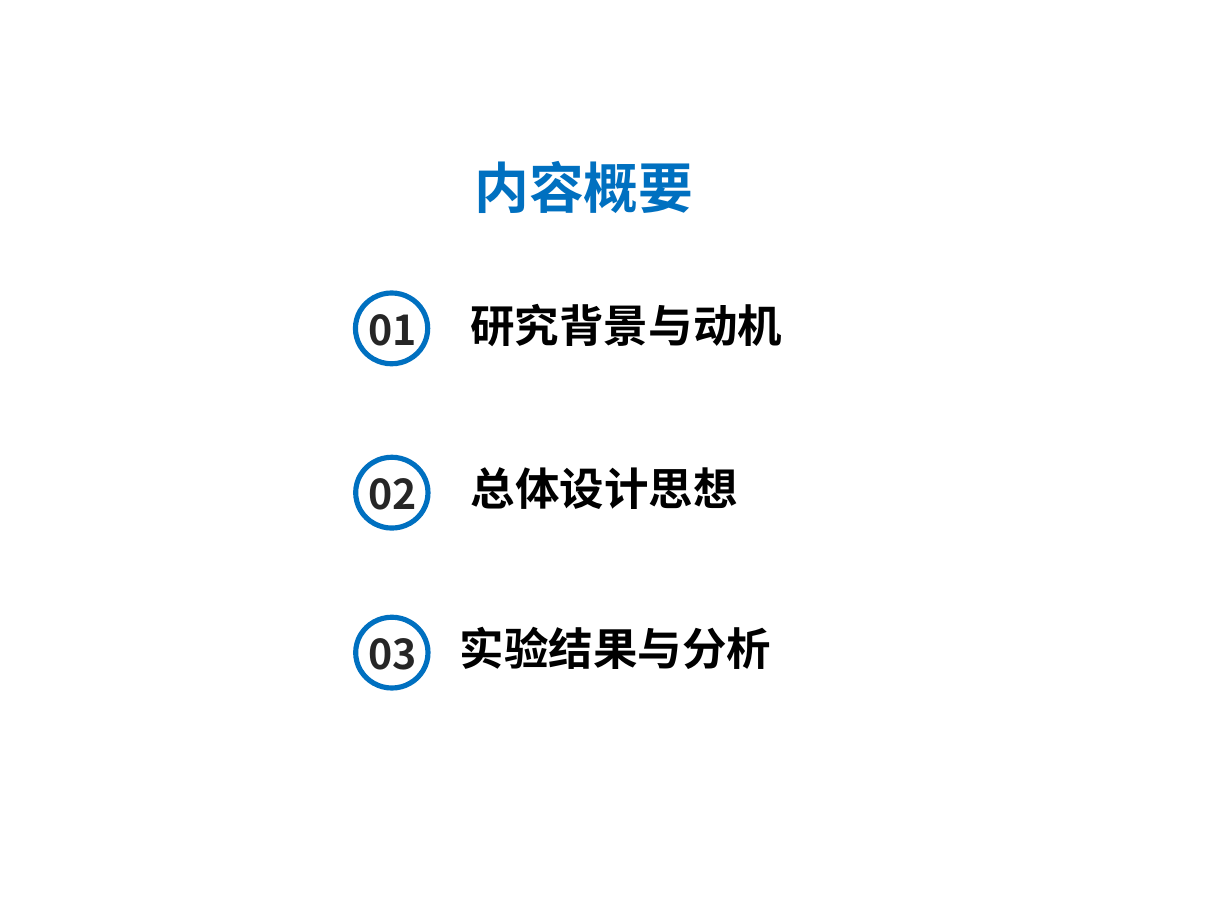
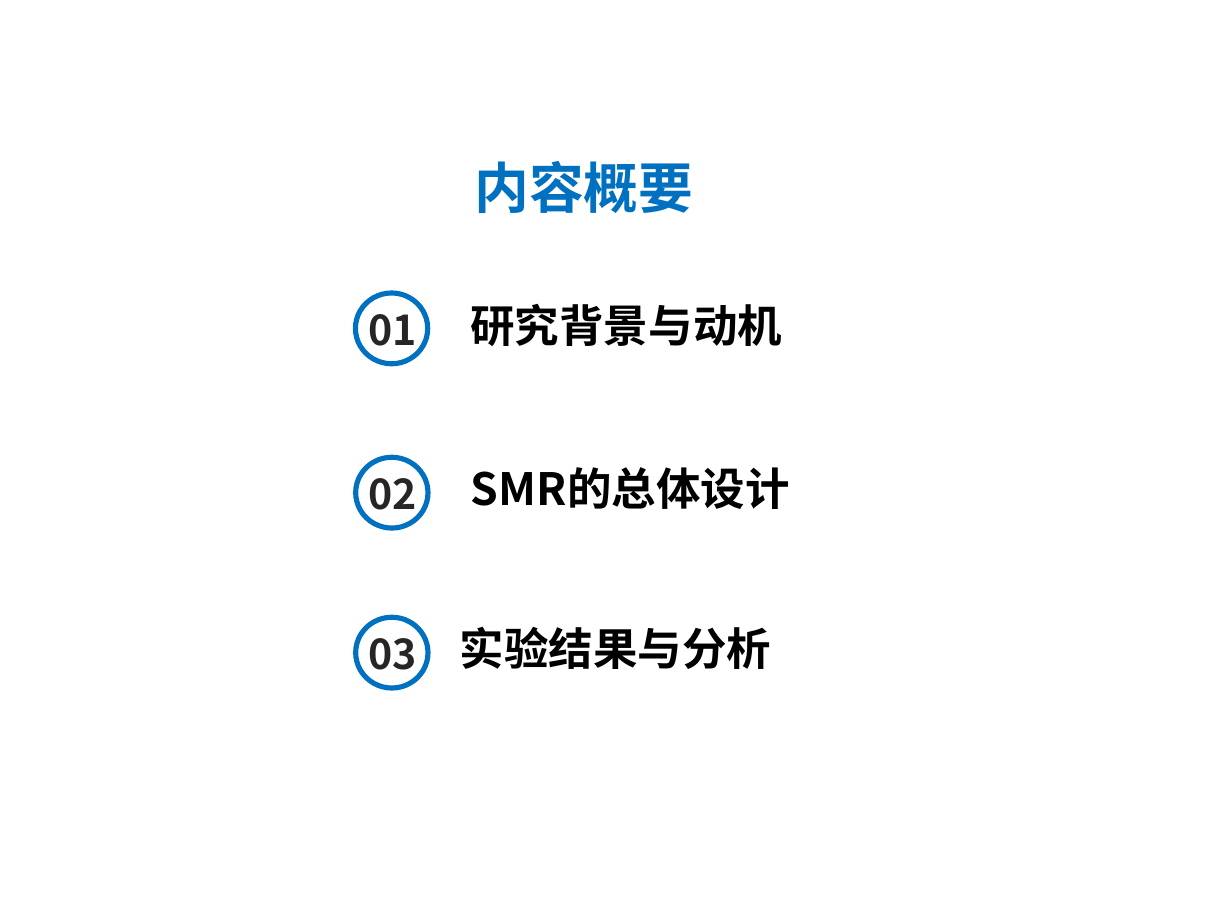
Before and after one commit to yufenyu/work, a slide deck: slide 2 of dmr_paper/paper/chinaSys-2016.ppt. Drawn at 1232x924 pixels with LibreOffice and Linux fonts; fonts in the diff are those of the drawing. Boxes give left, top, right and bottom in pixels: in the first picture for what was removed or moved away, otherwise in the second. Text is boxed around its words. In the diff, an @@ line names an element or a change of style, - is before the commit and + after.

```diff
--- a/dmr_paper/paper/chinaSys-2016.ppt
+++ b/dmr_paper/paper/chinaSys-2016.ppt
@@ text at bbox=[471, 467, 790, 509]: text changed @@
-总体设计思想
+SMR的总体设计
```
Also in this commit, not shown: 9 other slides changed, 1 slide removed.
